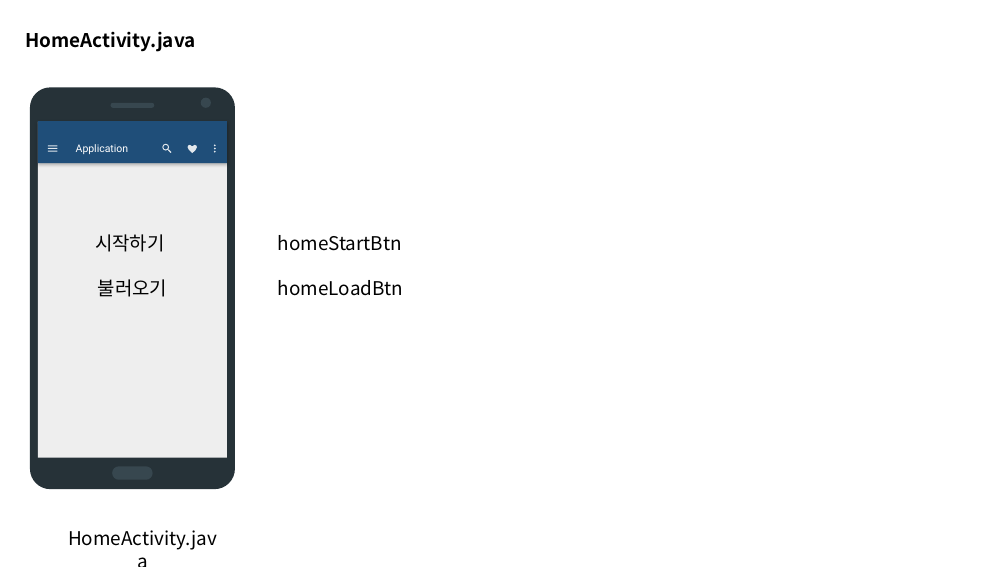
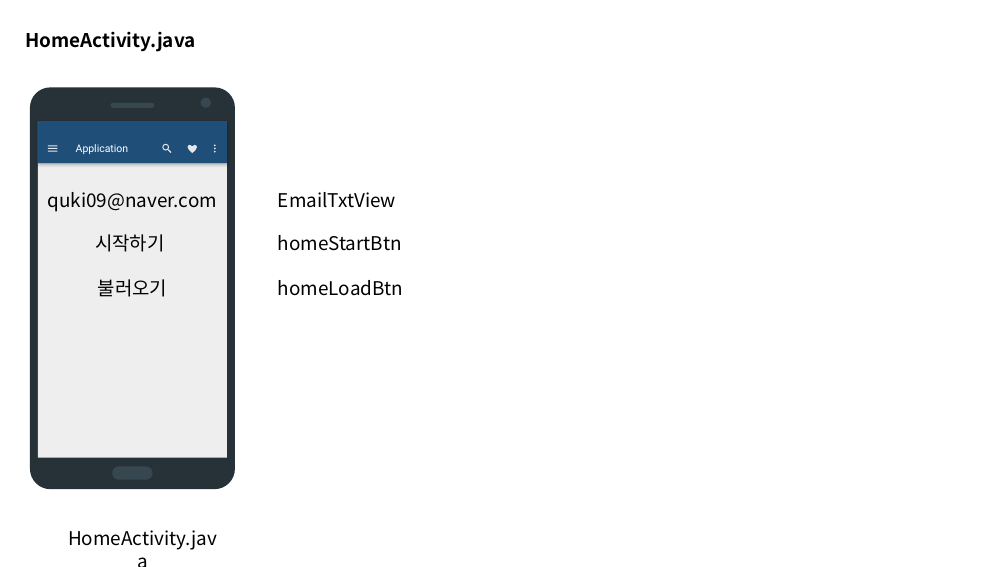
Before and after one commit to quki/PREZENTAINER, a slide deck: slide 7 of 스토리보드.pptx. Drawn at 1008x567 pixels with LibreOffice and Linux fonts; fonts in the diff are those of the drawing. Boxes give left, top, right and bottom in pixels: in the first picture for what was removed or moved away, otherwise in the second. Text is boxed around its words. In the diff, an @@ line names an element or a change of style, - is before the commit and + after.

```diff
--- a/스토리보드.pptx
+++ b/스토리보드.pptx
@@ text added at [48, 192, 217, 212], 18 pt, text #000000 @@
+quki09@naver.com
@@ text added at [278, 192, 396, 208], 18 pt, text #000000 @@
+EmailTxtView
```
Also in this commit, not shown: 27 other files.
